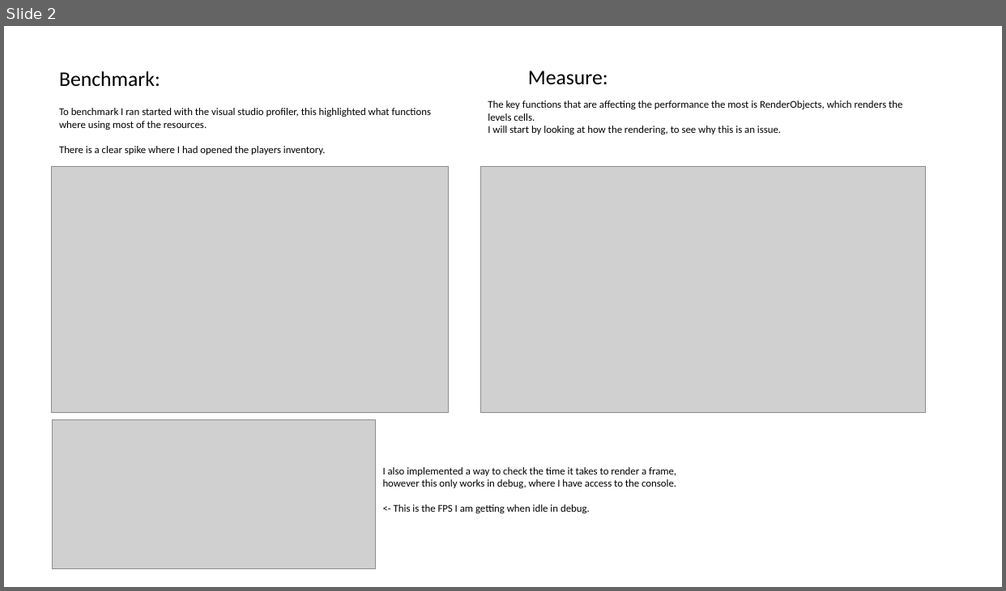
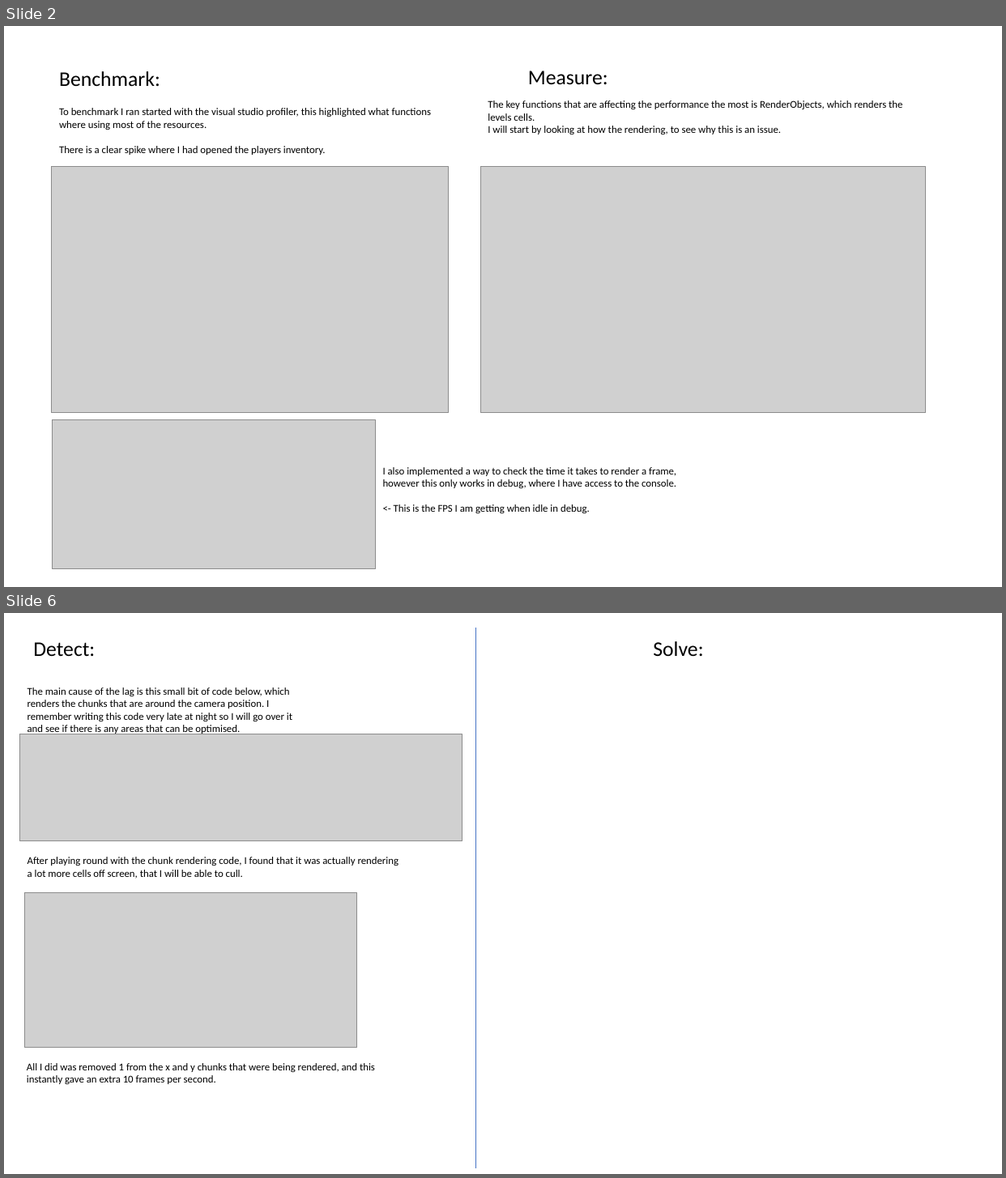
Before and after one commit to Alli1223/comp350-optimisation, a slide deck: OptmisationProcess.pptx. Shown one above the other, each under a label of ours: slide 2 before the commit, slides 2 and 6 after it; the slides between them are not shown. The pictures are 1006x591 and 1006x1178 pixels, drawn with LibreOffice and Linux fonts; fonts in the diff are those of the drawing; grey boxes stand for pictures. Boxes give left, top, right and bottom in pixels: in the first picture for what was removed or moved away, otherwise in the second. Text is boxed around its words. In the diff, an @@ line names an element or a change of style, - is before the commit and + after.

```diff
--- a/OptmisationProcess.pptx
+++ b/OptmisationProcess.pptx
@@ slide 6 added at (4, 613, 1002, 1174), background #FFFFFF @@
@@ line added from (475, 628) to (475, 1169), #4472C4 0.5 pt @@
@@ text added at (33, 642, 95, 656), 20 pt, text #000000 @@
+Detect:
@@ text added at (653, 641, 703, 656), 20 pt, text #000000 @@
+Solve:
@@ text added at (27, 688, 292, 735), 10 pt, text #000000 @@
+The main cause of the lag is this small bit of code below, which renders the chunks that are around the camera position. I remember writing this code very late at night so I will go over it and see if there is any areas that can be optimised.
@@ picture added at (19, 735, 462, 841) @@
@@ text added at (27, 857, 399, 879), 10 pt, text #000000 @@
+After playing round with the chunk rendering code, I found that it was actually rendering a lot more cells off screen, that I will be able to cull.
@@ picture added at (25, 893, 357, 1048) @@
@@ text added at (27, 1063, 375, 1084), 10 pt, text #000000 @@
+All I did was removed 1 from the x and y chunks that were being rendered, and this instantly gave an extra 10 frames per second.
```
Also in this commit, not shown: 1 slide changed, 2 other slides added, 1 slide removed, 15 other files.
